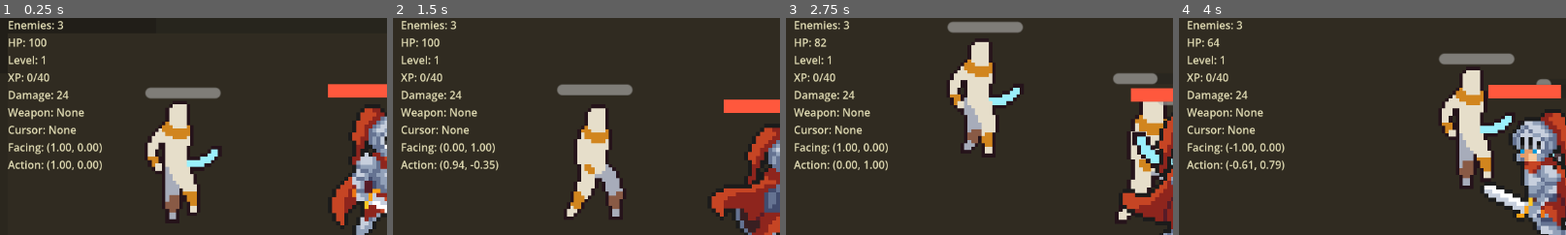
Above: before the commit, frames 1-4 (left to right).
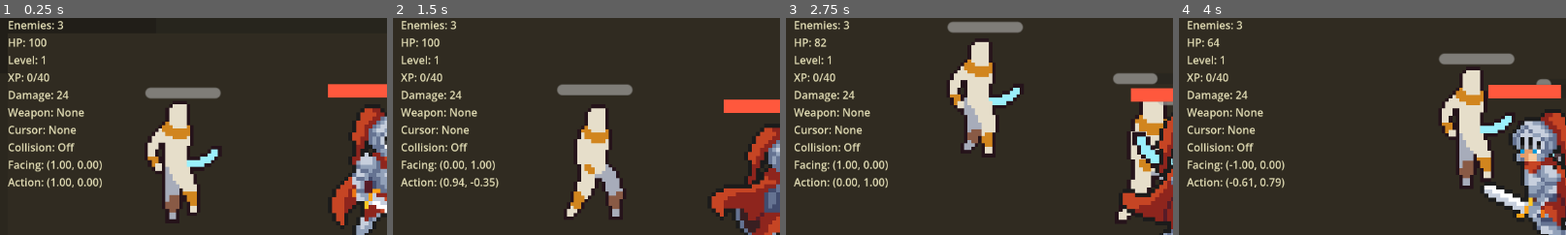
Above: after the commit, the same moments.

Repository: wq1456728/prototype-alpha
Game: Godot game, scene res://scenes/maps/combat_sandbox.tscn
Two runs of this game, one before a commit and one after it. Both use one fixed random seed, a clock stepped at 60 frames per second and the inputs below. Sound files missing from this copy of the repository are replaced by a short silence.
Inputs (mouse positions are % of the whole screen's width and height, from its top left):
- Up to frame 1 (0.25 s): no input
- Up to frame 2 (1.5 s): tap Enter at 0.5 s; move the mouse to (72, 45) at 0.52 s; hold Right (ui_right) 0.53-1.28 s; tap B at 0.6, 1.35 s; click (72, 45) at 0.67 s; move the mouse to (30, 55) at 1.27 s; hold Down (ui_down) from 1.28 s (still down)
- Up to frame 3 (2.75 s): move the mouse to (60, 28) at 2.02 s; release Down (ui_down) at 2.03 s; hold Right (ui_right) from 2.03 s (still down); tap 1 at 2.1 s; tap B at 2.3 s
- Up to frame 4 (4 s): move the mouse to (45, 70) at 2.77 s; release Right (ui_right) at 2.78 s; hold Up (ui_up) 2.78-3.53 s; tap 2 at 2.85 s; click (45, 70) at 2.92 s; tap B at 3.05, 3.8 s; move the mouse to (80, 65) at 3.52 s; hold Left (ui_left) from 3.53 s (still down); tap 3 at 3.6 s
The pictures show only the part of the screen within x 0-50%, y 3-53%; the shares and areas given below are measured in that part.

The runs differ from the first frame. In frame 1, 1.3% of the frame differs, in the area x 2-27%, y 57-79%; in frame 2, 1.6%, in the area x 2-28%, y 57-79%; in frame 3, 1.4%; in frame 4, 1.5%.

Commit message:
Add collision debug toggle

Diff:
--- /dev/null
+++ b/scripts/debug/collision_debug_overlay.gd
@@ -0,0 +1,63 @@
+extends Node2D
+
+const FILL_COLOR := Color(0.2, 0.75, 1.0, 0.18)
+const OUTLINE_COLOR := Color(0.2, 0.85, 1.0, 0.9)
+const DISABLED_FILL_COLOR := Color(1.0, 0.35, 0.28, 0.12)
+const DISABLED_OUTLINE_COLOR := Color(1.0, 0.35, 0.28, 0.65)
+const OUTLINE_WIDTH := 2.0
+
+
+func _ready() -> void:
+	z_index = 4096
+	top_level = true
+	visible = false
+
+
+func _process(_delta: float) -> void:
+	if visible:
+		queue_redraw()
+
+
+func _draw() -> void:
+	var root := get_tree().current_scene
+	if root == null:
+		return
+	_draw_collision_shapes(root)
+
+
+func _draw_collision_shapes(node: Node) -> void:
+	for child in node.get_children():
+		if child is CollisionShape2D:
+			_draw_collision_shape(child as CollisionShape2D)
+		_draw_collision_shapes(child)
+
+
+func _draw_collision_shape(shape_node: CollisionShape2D) -> void:
+	if shape_node.shape == null:
+		return
+	var fill_color := DISABLED_FILL_COLOR if shape_node.disabled else FILL_COLOR
+	var outline_color := DISABLED_OUTLINE_COLOR if shape_node.disabled else OUTLINE_COLOR
+	if shape_node.shape is RectangleShape2D:
+		_draw_rectangle(shape_node, shape_node.shape as RectangleShape2D, fill_color, outline_color)
+	elif shape_node.shape is CircleShape2D:
+		_draw_circle(shape_node, shape_node.shape as CircleShape2D, fill_color, outline_color)
+
+
+func _draw_rectangle(shape_node: CollisionShape2D, rectangle: RectangleShape2D, fill_color: Color, outline_color: Color) -> void:
+	var half_size := rectangle.size * 0.5
+	var points := PackedVector2Array([
+		shape_node.global_transform * Vector2(-half_size.x, -half_size.y),
+		shape_node.global_transform * Vector2(half_size.x, -half_size.y),
+		shape_node.global_transform * Vector2(half_size.x, half_size.y),
+		shape_node.global_transform * Vector2(-half_size.x, half_size.y),
+	])
+	draw_colored_polygon(points, fill_color)
+	var outline := PackedVector2Array(points)
+	outline.append(points[0])
+	draw_polyline(outline, outline_color, OUTLINE_WIDTH)
+
+
+func _draw_circle(shape_node: CollisionShape2D, circle: CircleShape2D, fill_color: Color, outline_color: Color) -> void:
+	var radius := circle.radius * maxf(absf(shape_node.global_scale.x), absf(shape_node.global_scale.y))
+	draw_circle(shape_node.global_position, radius, fill_color)
+	draw_arc(shape_node.global_position, radius, 0.0, TAU, 48, outline_color, OUTLINE_WIDTH)
--- a/scripts/maps/combat_sandbox.gd
+++ b/scripts/maps/combat_sandbox.gd
@@ -2,6 +2,7 @@
 
 const MUMMY_SCENE := preload("res://scenes/enemy/mummy_enemy.tscn")
 const WEAPON_PICKUP_SCENE := preload("res://scenes/items/weapon_pickup.tscn")
+const COLLISION_DEBUG_OVERLAY_SCRIPT := preload("res://scripts/debug/collision_debug_overlay.gd")
 const INVENTORY_SLOT_TEXTURE := preload("res://assets/ui/inventory_slot.png")
 const EQUIPMENT_SLOT_TEXTURE := preload("res://assets/ui/equipment_weapon_slot.png")
 const RESPAWN_DELAY := 4.0
@@ -42,12 +43,14 @@
 var equip_button: Button
 var cursor_item_icon: TextureRect
 var cursor_status_label: Label
+var collision_debug_overlay: Node2D
 var selected_slot_index := -1
 var cursor_item: Dictionary = {}
 var icon_cache := {}
 
 
 func _ready() -> void:
+	_setup_collision_debug_overlay()
 	_build_inventory_ui()
 	_spawn_wave()
 
@@ -79,7 +82,10 @@
 func _unhandled_input(event: InputEvent) -> void:
 	if event is InputEventKey:
 		var key_event := event as InputEventKey
-		if key_event.pressed and not key_event.echo and key_event.keycode == KEY_B:
+		if key_event.pressed and not key_event.echo and key_event.keycode == KEY_F9:
+			toggle_collision_debug_visibility()
+			get_viewport().set_input_as_handled()
+		elif key_event.pressed and not key_event.echo and key_event.keycode == KEY_B:
 			toggle_inventory_visibility()
 			get_viewport().set_input_as_handled()
 
@@ -93,6 +99,16 @@
 
 func is_inventory_visible() -> bool:
 	return inventory_panel != null and inventory_panel.visible
+
+
+func toggle_collision_debug_visibility() -> void:
+	if collision_debug_overlay == null:
+		return
+	collision_debug_overlay.visible = not collision_debug_overlay.visible
+
+
+func is_collision_debug_visible() -> bool:
+	return collision_debug_overlay != null and collision_debug_overlay.visible
 
 
 func select_inventory_slot(slot_index: int) -> void:
@@ -175,6 +191,7 @@
 	var facing_text := "?"
 	var action_text := "?"
 	var cursor_text := "None"
+	var collision_text := "Off"
 	if is_instance_valid(player):
 		var hp_value = player.get("hp")
 		hp_text = str(hp_value) if hp_value != null else "?"
@@ -192,7 +209,15 @@
 			action_text = _format_vector(player.get_action_direction())
 	if not cursor_item.is_empty():
 		cursor_text = str(cursor_item.get("name", "Item"))
-	debug_label.text = "Enemies: %d\nHP: %s\nLevel: %s\nXP: %s\nDamage: %s\nWeapon: %s\nCursor: %s\nFacing: %s\nAction: %s" % [enemy_count, hp_text, level_text, xp_text, damage_text, weapon_text, cursor_text, facing_text, action_text]
+	if is_collision_debug_visible():
+		collision_text = "On"
+	debug_label.text = "Enemies: %d\nHP: %s\nLevel: %s\nXP: %s\nDamage: %s\nWeapon: %s\nCursor: %s\nCollision: %s\nFacing: %s\nAction: %s" % [enemy_count, hp_text, level_text, xp_text, damage_text, weapon_text, cursor_text, collision_text, facing_text, action_text]
+
+
+func _setup_collision_debug_overlay() -> void:
+	collision_debug_overlay = COLLISION_DEBUG_OVERLAY_SCRIPT.new()
+	collision_debug_overlay.name = "CollisionDebugOverlay"
+	add_child(collision_debug_overlay)
 
 
 func _build_inventory_ui() -> void:
--- a/tools/smoke_combat_sandbox_structure.gd
+++ b/tools/smoke_combat_sandbox_structure.gd
@@ -22,6 +22,7 @@
 	var enemies := get_nodes_in_group("enemy")
 	var debug_label := current_scene.get_node_or_null("DebugCanvas/DebugLabel")
 	var inventory_panel := current_scene.get_node_or_null("DebugCanvas/InventoryPanel")
+	var collision_debug_overlay := current_scene.get_node_or_null("CollisionDebugOverlay")
 	var loot_root := current_scene.get_node_or_null("Loot")
 	var missing := PackedStringArray()
 
@@ -33,6 +34,8 @@
 		missing.append("debug_label")
 	if inventory_panel == null:
 		missing.append("inventory_panel")
+	if collision_debug_overlay == null:
+		missing.append("collision_debug_overlay")
 	if loot_root == null:
 		missing.append("loot_root")
 
@@ -44,8 +47,25 @@
 		print("CombatSandbox smoke: FAIL inventory_panel_should_start_hidden")
 		quit(1)
 		return
+	if collision_debug_overlay.visible:
+		print("CombatSandbox smoke: FAIL collision_debug_should_start_hidden")
+		quit(1)
+		return
+	if current_scene.has_method("toggle_collision_debug_visibility"):
+		current_scene.call("toggle_collision_debug_visibility")
+		await process_frame
+		if not collision_debug_overlay.visible:
+			print("CombatSandbox smoke: FAIL collision_debug_toggle_show")
+			quit(1)
+			return
+		current_scene.call("toggle_collision_debug_visibility")
+		await process_frame
+		if collision_debug_overlay.visible:
+			print("CombatSandbox smoke: FAIL collision_debug_toggle_hide")
+			quit(1)
+			return
 
-	print("CombatSandbox smoke: PASS player=%s enemies=%d debug_label=ok inventory_panel=hidden loot_root=ok" % [player.name, enemies.size()])
+	print("CombatSandbox smoke: PASS player=%s enemies=%d debug_label=ok inventory_panel=hidden collision_debug=ok loot_root=ok" % [player.name, enemies.size()])
 	quit(0)
 
 
